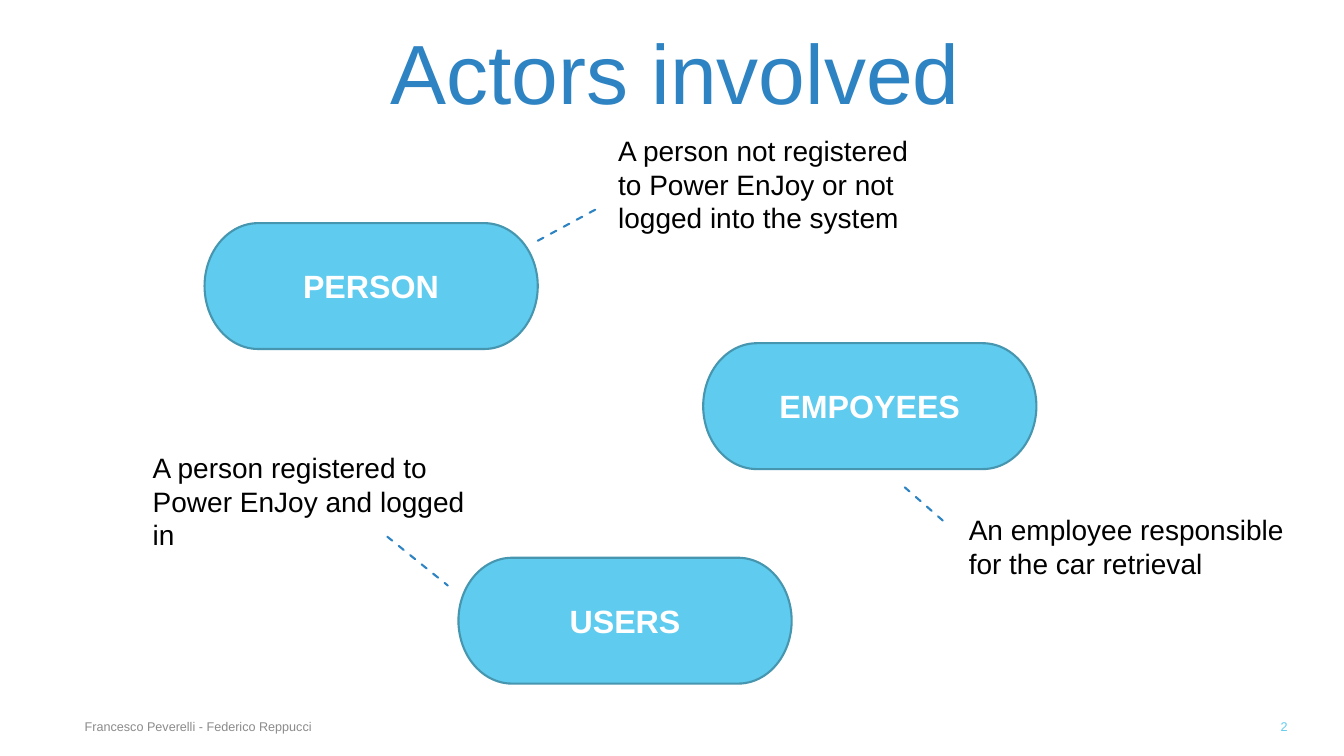
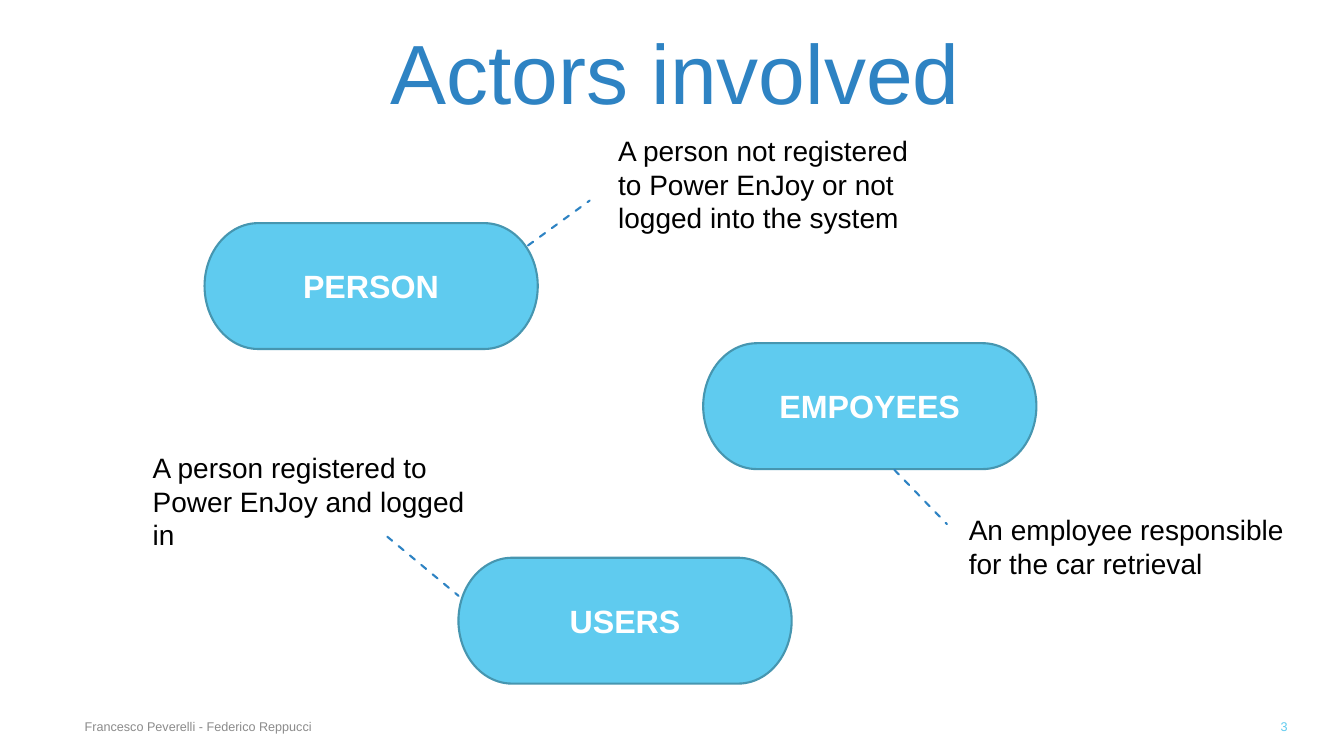
Before and after one commit to FedericoReppucci/ingsoft2, a slide deck: slide 3 of presentation/Final Presentazion/Final Presentation.pptx (slide 2 before the commit). Drawn at 1344x756 pixels with LibreOffice and Linux fonts; fonts in the diff are those of the drawing. Boxes give left, top, right and bottom in pixels: in the first picture for what was removed or moved away, otherwise in the second. Text is boxed around its words. In the diff, an @@ line names an element or a change of style, - is before the commit and + after.

```diff
--- a/presentation/Final Presentazion/Final Presentation.pptx
+++ b/presentation/Final Presentazion/Final Presentation.pptx
@@ line moved from (538, 241) - (600, 208) to (528, 246) - (590, 201) @@
@@ line moved from (905, 487) - (947, 524) to (894, 470) - (947, 524) @@
@@ line moved from (387, 536) - (448, 586) to (387, 536) - (459, 596) @@
@@ page number at (1281,722,1288,731): text changed @@
-2
+3
```
Also in this commit, not shown: 6 other slides changed, 13 slides added, 9 other files.
